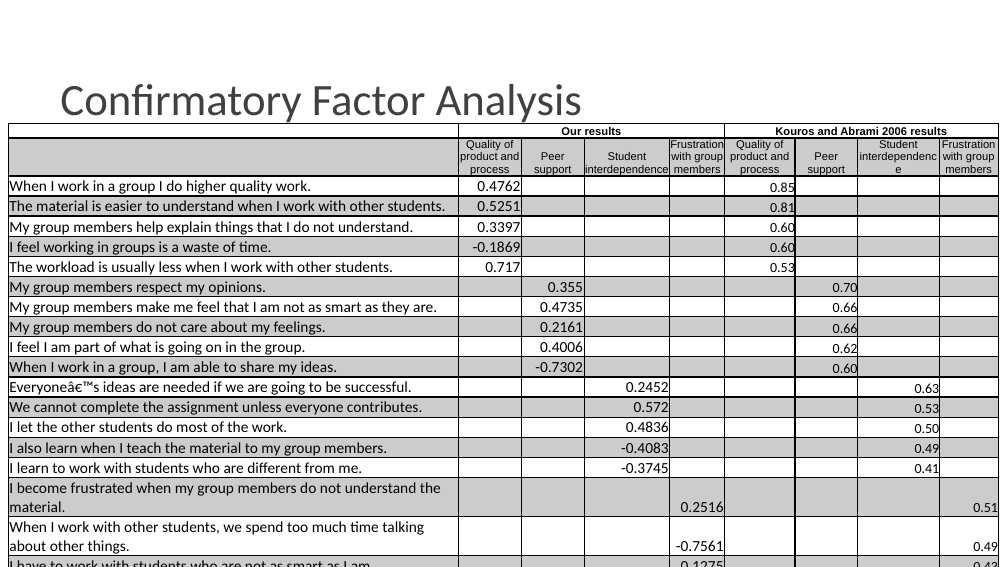
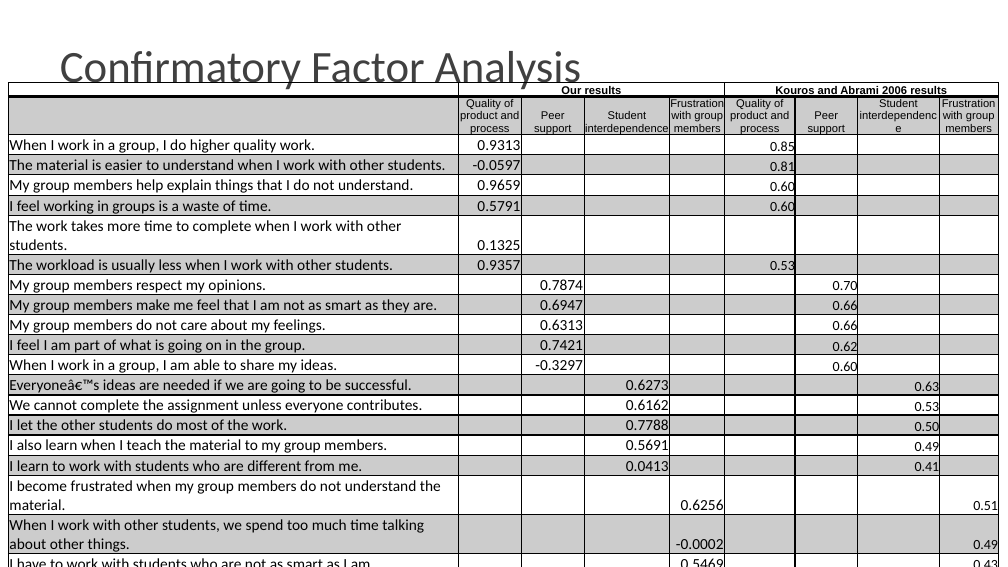
Before and after one commit to Pontigre/PER_analysis, a slide deck: slide 6 of Analysis_explanation.pptx (slide 11 before the commit). Drawn at 1008x567 pixels with LibreOffice and Linux fonts; fonts in the diff are those of the drawing; background and template pictures are left out. Boxes give left, top, right and bottom in pixels: in the first picture for what was removed or moved away, otherwise in the second. Text is boxed around its words. In the diff, an @@ line names an element or a change of style, - is before the commit and + after.

```diff
--- a/Analysis_explanation.pptx
+++ b/Analysis_explanation.pptx
@@ title "Confirmatory Factor Analysis": place and size @@
-title "Confirmatory Factor Analysis" at (60, 84, 582, 127)
+title "Confirmatory Factor Analysis" at (60, 51, 581, 94)
@@ table at (8, 83, 997, 565) @@
-row 3: When I work in a group I do higher quality work. | 0.4762 |  |  |  | 0.85 |  |  | 
-row 4: The material is easier to understand when I work with other students. | 0.5251 |  |  |  | 0.81 |  |  | 
-row 5: My group members help explain things that I do not understand. | 0.3397 |  |  |  | 0.60 |  |  | 
-row 6: I feel working in groups is a waste of time. | -0.1869 |  |  |  | 0.60 |  |  | 
-row 7: The workload is usually less when I work with other students. | 0.717 |  |  |  | 0.53 |  |  | 
-row 8: My group members respect my opinions. |  | 0.355 |  |  |  | 0.70 |  | 
-row 9: My group members make me feel that I am not as smart as they are. |  | 0.4735 |  |  |  | 0.66 |  | 
-row 10: My group members do not care about my feelings. |  | 0.2161 |  |  |  | 0.66 |  | 
-row 11: I feel I am part of what is going on in the group. |  | 0.4006 |  |  |  | 0.62 |  | 
-row 12: When I work in a group, I am able to share my ideas. |  | -0.7302 |  |  |  | 0.60 |  | 
-row 13: Everyoneâ€™s ideas are needed if we are going to be successful. |  |  | 0.2452 |  |  |  | 0.63 | 
-row 14: We cannot complete the assignment unless everyone contributes. |  |  | 0.572 |  |  |  | 0.53 | 
-row 15: I let the other students do most of the work. |  |  | 0.4836 |  |  |  | 0.50 | 
-row 16: I also learn when I teach the material to my group members. |  |  | -0.4083 |  |  |  | 0.49 | 
-row 17: I learn to work with students who are different from me. |  |  | -0.3745 |  |  |  | 0.41 | 
-row 18: I become frustrated when my group members do not understand the material. |  |  |  | 0.2516 |  |  |  | 0.51
-row 19: When I work with other students, we spend too much time talking about other things. |  |  |  | -0.7561 |  |  |  | 0.49
-row 20: I have to work with students who are not as smart as I am. |  |  |  | 0.1275 |  |  |  | 0.43
+row 3: When I work in a group, I do higher quality work. | 0.9313 |  |  |  | 0.85 |  |  | 
+row 4: The material is easier to understand when I work with other students. | -0.0597 |  |  |  | 0.81 |  |  | 
+row 5: My group members help explain things that I do not understand. | 0.9659 |  |  |  | 0.60 |  |  | 
+row 6: I feel working in groups is a waste of time. | 0.5791 |  |  |  | 0.60 |  |  | 
+row 7: The work takes more time to complete when I work with other students. | 0.1325 |  |  |  |  |  |  | 
+row 8: The workload is usually less when I work with other students. | 0.9357 |  |  |  | 0.53 |  |  | 
+row 9: My group members respect my opinions. |  | 0.7874 |  |  |  | 0.70 |  | 
+row 10: My group members make me feel that I am not as smart as they are. |  | 0.6947 |  |  |  | 0.66 |  | 
+row 11: My group members do not care about my feelings. |  | 0.6313 |  |  |  | 0.66 |  | 
+row 12: I feel I am part of what is going on in the group. |  | 0.7421 |  |  |  | 0.62 |  | 
+row 13: When I work in a group, I am able to share my ideas. |  | -0.3297 |  |  |  | 0.60 |  | 
+row 14: Everyoneâ€™s ideas are needed if we are going to be successful. |  |  | 0.6273 |  |  |  | 0.63 | 
+row 15: We cannot complete the assignment unless everyone contributes. |  |  | 0.6162 |  |  |  | 0.53 | 
+row 16: I let the other students do most of the work. |  |  | 0.7788 |  |  |  | 0.50 | 
+row 17: I also learn when I teach the material to my group members. |  |  | 0.5691 |  |  |  | 0.49 | 
+row 18: I learn to work with students who are different from me. |  |  | 0.0413 |  |  |  | 0.41 | 
+row 19: I become frustrated when my group members do not understand the material. |  |  |  | 0.6256 |  |  |  | 0.51
+row 20: When I work with other students, we spend too much time talking about other things. |  |  |  | -0.0002 |  |  |  | 0.49
+row 21: I have to work with students who are not as smart as I am. |  |  |  | 0.5469 |  |  |  | 0.43
@@ table: place and size @@
-table at (8, 124, 997, 567)
+table at (8, 83, 997, 565)
```
Also in this commit, not shown: 10 other slides changed, 1 slide removed, 36 other files.
